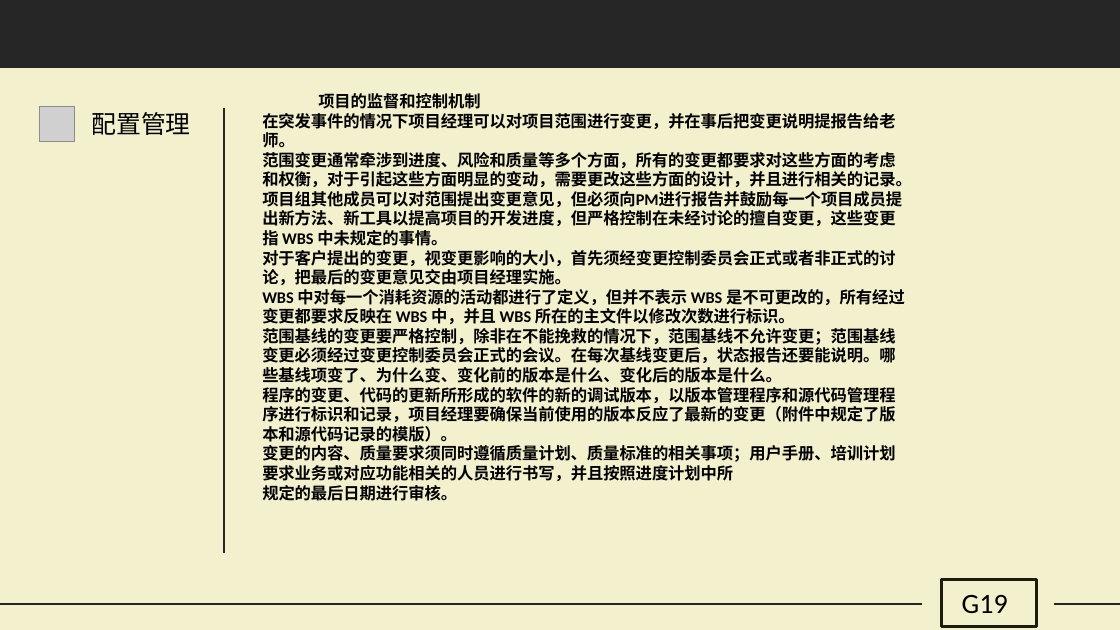
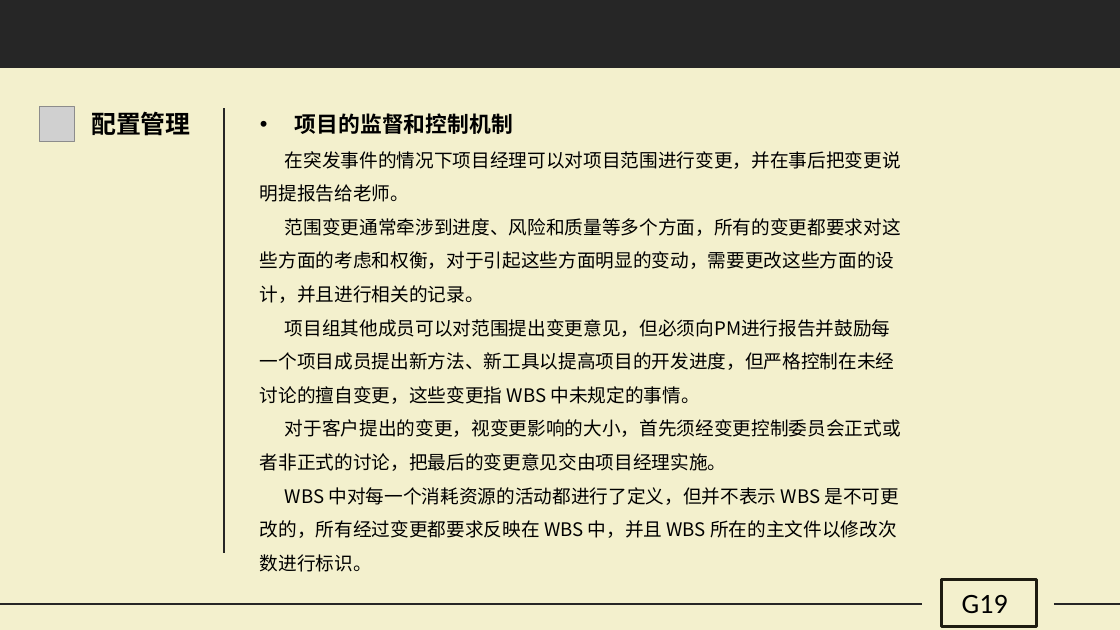
Before and after one commit to G19-Fish/PRD2018-G19, a slide deck: slide 34 of PRD2018-G19-需求项目计划PPT.pptx (slide 32 before the commit). Drawn at 1120x630 pixels with LibreOffice and Linux fonts; fonts in the diff are those of the drawing; grey boxes stand for pictures. Boxes give left, top, right and bottom in pixels: in the first picture for what was removed or moved away, otherwise in the second. Text is boxed around its words. In the diff, an @@ line names an element or a change of style, - is before the commit and + after.

```diff
--- a/PRD2018-G19-需求项目计划PPT.pptx
+++ b/PRD2018-G19-需求项目计划PPT.pptx
@@ text "配置管理" at [91,108,190,140]: bold on @@
@@ text "项目的监督和控制机制": place and size @@
-text "项目的监督和控制机制" at [262,93,912,501]
+text "项目的监督和控制机制" at [260,113,901,572]
@@ text "项目的监督和控制机制" at [260,113,901,572]: size 10.5 to 14 pt in "项目的监督和控制机制"; font Calibri to Noto Sans CJK SC, size 10.5 to 12 pt, bold off; bullet none to •; list level 2 to 1 in "项目的监督和控制机制"; line spacing 1 to 1.5 @@
@@ text at [262,328,895,501]: paragraphs removed @@
-范围基线的变更要严格控制，除非在不能挽救的情况下，范围基线不允许变更；范围基线变更必须经过变更控制委员会正式的会议。在每次基线变更后，状态报告还要能说明。哪些基线项变了、为什么变、变化前的版本是什么、变化后的版本是什么。
-程序的变更、代码的更新所形成的软件的新的调试版本，以版本管理程序和源代码管理程序进行标识和记录，项目经理要确保当前使用的版本反应了最新的变更（附件中规定了版本和源代码记录的模版）。
-变更的内容、质量要求须同时遵循质量计划、质量标准的相关事项；用户手册、培训计划要求业务或对应功能相关的人员进行书写，并且按照进度计划中所
-规定的最后日期进行审核。
```
Also in this commit, not shown: 32 other slides changed, 6 slides added, 1 slide removed.
